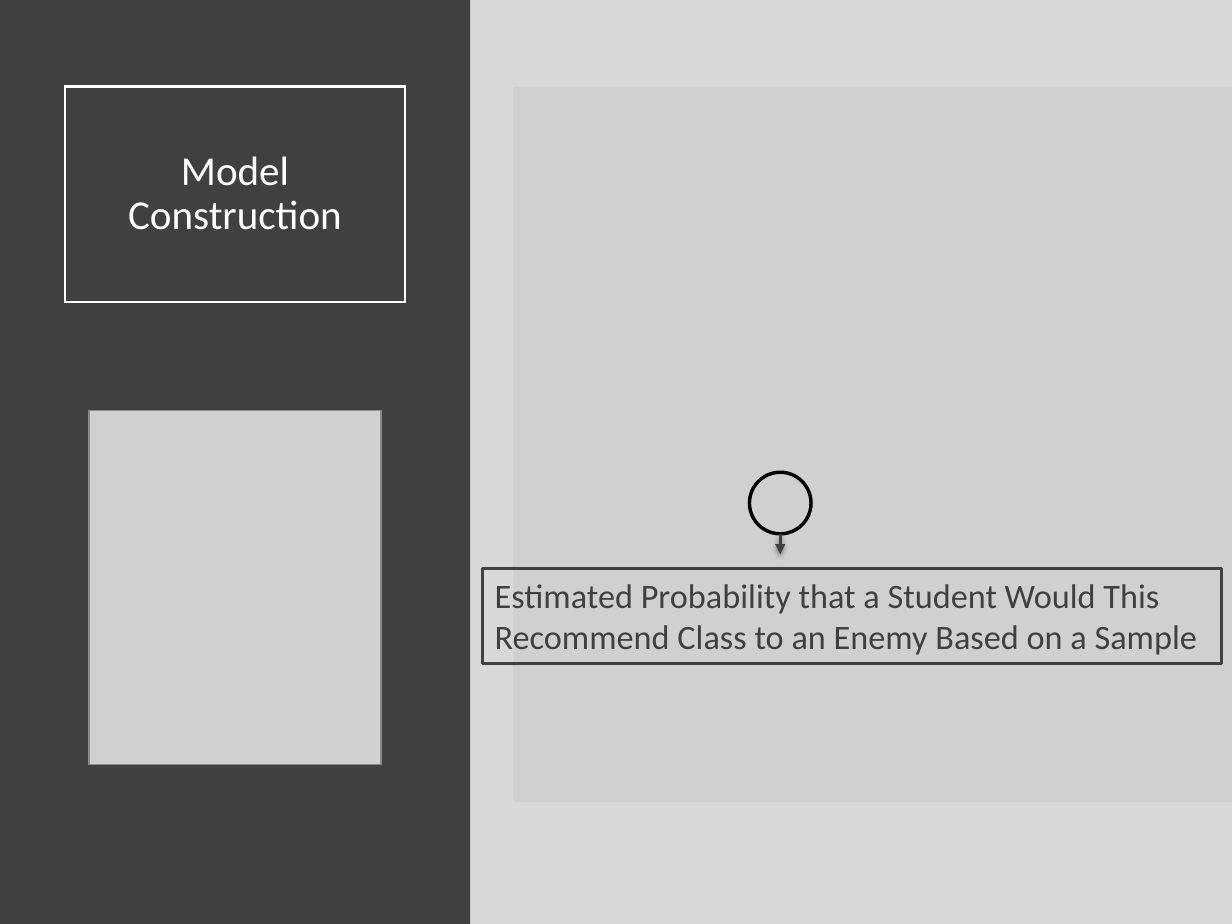
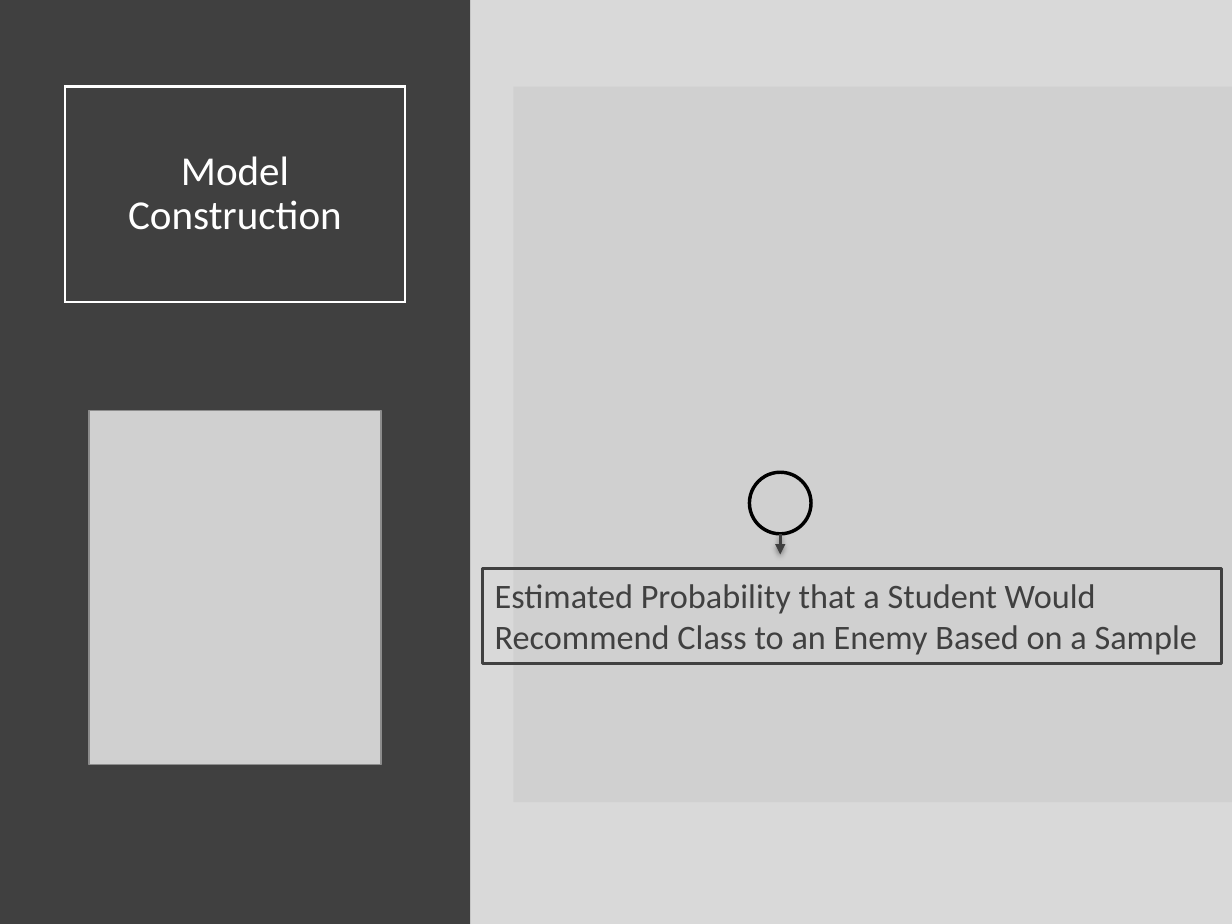
Before and after one commit to Yixf-Self/STOR320_WEBSITE, a slide deck: slide 5 of Lecture/Modeling 6/Modeling_6_Lecture.pptx. Drawn at 1232x924 pixels with LibreOffice and Linux fonts; fonts in the diff are those of the drawing; grey boxes stand for pictures. Boxes give left, top, right and bottom in pixels: in the first picture for what was removed or moved away, otherwise in the second. Text is boxed around its words. In the diff, an @@ line names an element or a change of style, - is before the commit and + after.

```diff
--- a/Lecture/Modeling 6/Modeling_6_Lecture.pptx
+++ b/Lecture/Modeling 6/Modeling_6_Lecture.pptx
@@ text in rectangle at (495,584,1197,655): text changed @@
-Estimated Probability that a Student Would This Recommend Class to an Enemy Based on a Sample
+Estimated Probability that a Student Would Recommend Class to an Enemy Based on a Sample
```
Also in this commit, not shown: 10 other files.
